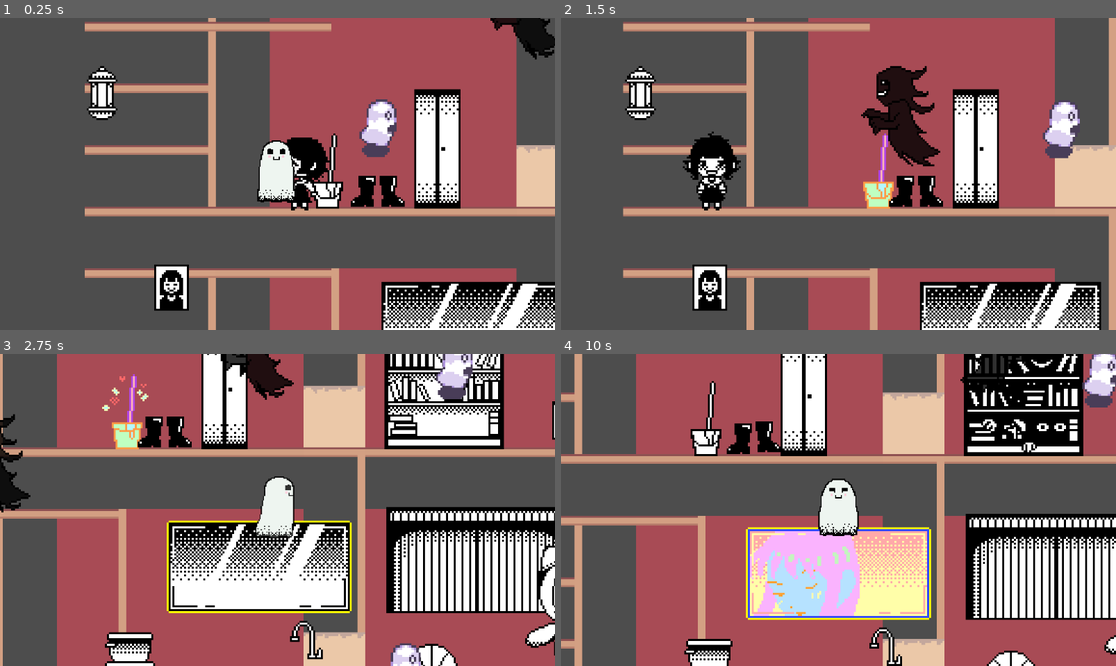
Above: before the commit, frames 1-4 (two rows, left to right).
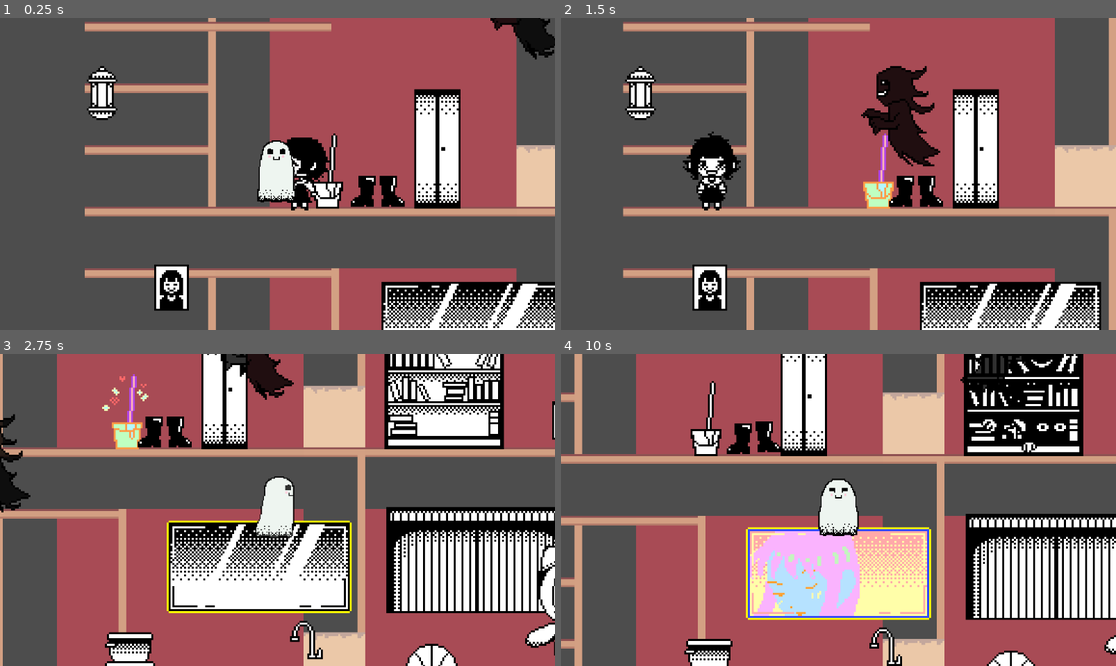
Above: after the commit, the same moments.

Repository: lykarevalde/GameJam
Game: Godot game, scene res://scenes/game.tscn
Same seed, same stepped clock (60 frames per second), same inputs: the game is played once before the commit and once after it.
Inputs:
- Up to frame 1 (0.25 s): no input
- Up to frame 2 (1.5 s): tap Enter (ui_accept) at 0.5, 0.77 s; hold Right (ui_right) 0.53-1.28 s; tap E (amuse) at 0.6, 1.35 s; hold Down (ui_down) from 1.28 s (still down)
- Up to frame 3 (2.75 s): tap Enter (ui_accept) at 1.52 s; release Down (ui_down) at 2.03 s; hold Right (ui_right) from 2.03 s (still down); tap E (amuse) at 2.1 s
- Up to frame 4 (10 s): release Right (ui_right) at 2.78 s; hold Up (ui_up) 2.78-3.53 s; tap E (amuse) every 0.75 s from 2.85 to 9.6 s; tap Enter (ui_accept) at 3.02, 3.77, 4.52, 6.02, 6.77, 7.52, 9.02, 9.77 s; hold Left (ui_left) 3.53-5.03 s; hold Down (ui_down) 5.03-5.78 s; hold Right (ui_right) 5.78-6.53 s; hold Up (ui_up) 6.53-7.28 s; hold Right (ui_right) 7.28-8.03 s; hold Down (ui_down) 8.03-8.78 s; hold Left (ui_left) 8.78-9.53 s; hold Up (ui_up) from 9.53 s (still down)

The runs differ from the first frame. In frame 1, 0.9% of the frame differs, in the area x 64-72%, y 26-45%; in frame 2, 0.8%; in frame 3, 1.0%, in the area x 70-86%, y 0-100%; in frame 4, 0.8%.

Commit message:
deleted unuse nodes
deleted
-kids
-kidspawner
-line paths

Diff:
--- a/scenes/game.tscn
+++ b/scenes/game.tscn
@@ -1,15 +1,12 @@
-[gd_scene load_steps=54 format=3 uid="uid://caf4pect0ovka"]
-
-[ext_resource type="Script" uid="uid://1707w1wd8vfv" path="res://scripts/game_scene.gd" id="1_kvpfn"]
+[gd_scene load_steps=49 format=3 uid="uid://caf4pect0ovka"]
+
 [ext_resource type="PackedScene" uid="uid://cv3bjv8xhr455" path="res://scenes/enemy.tscn" id="1_uwrxv"]
-[ext_resource type="PackedScene" uid="uid://6ioljxwyvxol" path="res://scenes/kids.tscn" id="2_dinhu"]
 [ext_resource type="Texture2D" uid="uid://l5axf47yylfg" path="res://assets/interior_tileset_placeholder.png" id="3_kvuet"]
 [ext_resource type="Shader" uid="uid://dromq4pf7p2g8" path="res://assets/furniture.gdshader" id="4_dinhu"]
 [ext_resource type="Script" uid="uid://bd1x6q7kmsk15" path="res://scripts/furnitures.gd" id="4_trtic"]
 [ext_resource type="PackedScene" uid="uid://cef30dmd4as47" path="res://scenes/furniture/toilet.tscn" id="5_ir15t"]
 [ext_resource type="PackedScene" uid="uid://bu1j44de7yybr" path="res://scenes/furniture/bear.tscn" id="5_kvpfn"]
 [ext_resource type="PackedScene" uid="uid://c2sq216uoqc1h" path="res://scenes/furniture/globe.tscn" id="6_kvuet"]
-[ext_resource type="Script" uid="uid://cd0rhdruhnqo7" path="res://scripts/kid_spawner.gd" id="7_rysoc"]
 [ext_resource type="PackedScene" uid="uid://duohd8irgp0dq" path="res://scenes/furniture/computer.tscn" id="8_trtic"]
 [ext_resource type="PackedScene" uid="uid://bjgmck6k5rqur" path="res://scenes/furniture/drawing.tscn" id="9_1kice"]
 [ext_resource type="PackedScene" uid="uid://d0o8lmhmxg65u" path="res://scenes/furniture/horse.tscn" id="9_ir15t"]
@@ -246,18 +243,6 @@
 shader_parameter/outline_color = Vector4(1, 1, 0, 1)
 shader_parameter/thickness = 0.0
 
-[sub_resource type="Curve2D" id="Curve2D_kk2rg"]
-_data = {
-"points": PackedVector2Array(0, 0, 0, 0, 2, 73, 0, 0, 0, 0, 402, 75, 0, 0, 0, 0, -39, 74, 0, 0, 0, 0, 2, 73)
-}
-point_count = 4
-
-[sub_resource type="Curve2D" id="Curve2D_utbpp"]
-_data = {
-"points": PackedVector2Array(0, 0, 0, 0, -27, 203, 0, 0, 0, 0, 401, 204, 0, 0, 0, 0, -38, 203, 0, 0, 0, 0, -27, 203)
-}
-point_count = 4
-
 [sub_resource type="AtlasTexture" id="AtlasTexture_tqxxy"]
 atlas = ExtResource("9_ssvqc")
 region = Rect2(0, 0, 50, 56)
@@ -383,11 +368,7 @@
 "speed": 5.0
 }]
 
-[node name="game scene" type="Node2D" node_paths=PackedStringArray("floor1_path", "floor2_path")]
-script = ExtResource("1_kvpfn")
-npc_scene = ExtResource("2_dinhu")
-floor1_path = NodePath("Floor1Path")
-floor2_path = NodePath("Floor2Path")
+[node name="game scene" type="Node2D"]
 
 [node name="TileMap" type="TileMap" parent="."]
 position = Vector2(-5, 22)
@@ -461,7 +442,7 @@
 position = Vector2(355, 183)
 
 [node name="Board" parent="Furniture" groups=["furniture"] instance=ExtResource("13_e1j6l")]
-position = Vector2(381, 136)
+position = Vector2(380, 137)
 can_move = false
 allowed_npc_actions = Array[int]([1])
 
@@ -490,32 +471,15 @@
 collision_layer = 2
 collision_mask = 8
 
-[node name="Floor1Path" type="Path2D" parent="."]
-position = Vector2(1, -26)
-curve = SubResource("Curve2D_kk2rg")
-
-[node name="Floor2Path" type="Path2D" parent="."]
-position = Vector2(3, 1)
-curve = SubResource("Curve2D_utbpp")
-
-[node name="kidSpawner" type="Node2D" parent="." node_paths=PackedStringArray("floor1_path", "floor2_path")]
-position = Vector2(7, 27)
-script = ExtResource("7_rysoc")
-npc_scene = ExtResource("2_dinhu")
-floor1_path = NodePath("../Floor1Path")
-floor2_path = NodePath("../Floor2Path")
-
 [node name="MotherFatherGhosts" type="Node2D" parent="."]
 position = Vector2(30, -4)
 
-[node name="mother" parent="MotherFatherGhosts" node_paths=PackedStringArray("human_npcs_root", "furniture_root") groups=["ghost"] instance=ExtResource("1_uwrxv")]
+[node name="mother" parent="MotherFatherGhosts" node_paths=PackedStringArray("furniture_root") groups=["ghost"] instance=ExtResource("1_uwrxv")]
 position = Vector2(79, 0)
-human_npcs_root = NodePath("../../kidSpawner")
 furniture_root = NodePath("../../Furniture")
 
-[node name="father" parent="MotherFatherGhosts" node_paths=PackedStringArray("human_npcs_root", "furniture_root") groups=["ghost"] instance=ExtResource("1_uwrxv")]
+[node name="father" parent="MotherFatherGhosts" node_paths=PackedStringArray("furniture_root") groups=["ghost"] instance=ExtResource("1_uwrxv")]
 position = Vector2(246, 10)
-human_npcs_root = NodePath("../../kidSpawner")
 furniture_root = NodePath("../../Furniture")
 
 [node name="AnimatedSprite2D" parent="MotherFatherGhosts/father" index="0"]
--- a/scenes/kids.tscn
+++ b/scenes/kids.tscn
@@ -1,6 +1,5 @@
-[gd_scene load_steps=9 format=3 uid="uid://6ioljxwyvxol"]
+[gd_scene load_steps=8 format=3 uid="uid://6ioljxwyvxol"]
 
-[ext_resource type="Script" uid="uid://qxfad2budqlc" path="res://scripts/kids.gd" id="1_5078q"]
 [ext_resource type="Texture2D" uid="uid://bmgaahbc1kjp7" path="res://assets/enemy_placeholder.png" id="1_mr8v6"]
 
 [sub_resource type="CapsuleShape2D" id="CapsuleShape2D_nm0dp"]
@@ -44,7 +43,6 @@
 
 [node name="kids" type="CharacterBody2D"]
 scale = Vector2(0.6, 0.6)
-script = ExtResource("1_5078q")
 
 [node name="CollisionShape2D" type="CollisionShape2D" parent="."]
 position = Vector2(-1, -9)
--- a/scripts/enemy.gd
+++ b/scripts/enemy.gd
@@ -1,7 +1,6 @@
 extends CharacterBody2D
 
 @export var speed := 80.0
-@export var human_npcs_root: Node
 @export var furniture_root: Node
 @export var reach_distance := 10.0
 
@@ -49,12 +48,12 @@
 	)
 
 	# scare humans
-	for pf in human_npcs_root.get_children():
-		if pf.get_child_count() == 0:
-			continue
-		var kid = pf.get_child(0)
-		if kid.global_position.distance_to(target_furniture.global_position) < 100:
-			kid.on_scared()
+	#for pf in human_npcs_root.get_children():
+		#if pf.get_child_count() == 0:
+			#continue
+		#var kid = pf.get_child(0)
+		#if kid.global_position.distance_to(target_furniture.global_position) < 100:
+			#kid.on_scared()
 
 func _on_furniture_finished(furniture):
 	if furniture != target_furniture:
--- a/scripts/kid_spawner.gd
+++ /dev/null
@@ -1,22 +0,0 @@
-extends Node2D
-
-@export var npc_scene: PackedScene
-@export var floor1_path: Path2D
-@export var floor2_path: Path2D
-@export var npc_per_floor := 5
-
-func _ready():
-	spawn_npcs(floor1_path, npc_per_floor)
-	spawn_npcs(floor2_path, npc_per_floor)
-
-func spawn_npcs(path: Path2D, count: int):
-	for i in range(count):
-		var follow = PathFollow2D.new()
-		follow.rotates = false
-		# spread evenly along path
-		follow.progress_ratio = i / float(count)
-		path.add_child(follow)
-
-		var npc = npc_scene.instantiate()
-		npc.position = Vector2.ZERO
-		follow.add_child(npc)
--- a/scripts/kids.gd
+++ /dev/null
@@ -1,48 +0,0 @@
-extends CharacterBody2D
-
-@export var speed := 60.0
-@export var scared_speed := 100.0
-@export var scared_duration := 1.5
-
-@onready var path_follow := get_parent() as PathFollow2D
-@onready var anim := $AnimatedSprite2D
-
-var scared := false
-
-#func _ready():
-	#for furniture in get_tree().get_nodes_in_group("furniture"):
-		#furniture.possession_started.connect(on_furniture_possessed)
-
-
-func _physics_process(delta):
-	if scared:
-		return
-
-	path_follow.progress += speed * delta
-
-func on_scared():
-	if scared:
-		return
-
-	scared = true
-	anim.play("scared")
-	print("[Human] SCARED:", name)
-
-	await get_tree().create_timer(scared_duration).timeout
-
-	scared = false
-	anim.play("walk")
-
-
-func on_furniture_possessed():
-	if scared:
-		return
-
-	scared = true
-	#anim.play("scared")
-	print("[Kid] I SAW POSSESSED FURNITURE!")
-
-	await get_tree().create_timer(scared_duration).timeout
-
-	scared = false
-	#anim.play("walk")
Not shown, removed: scripts/kid_spawner.gd.uid
Not shown, removed: scripts/kids.gd.uid
